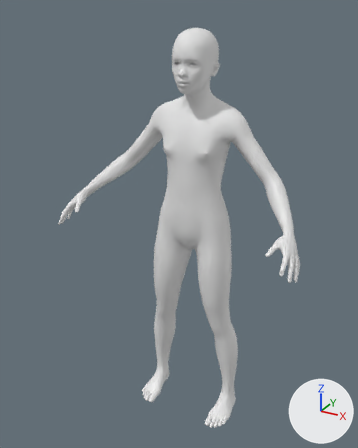
Renders of the glTF model game/assets/humans/dragonkind_female_young.glb from each side of a commit.
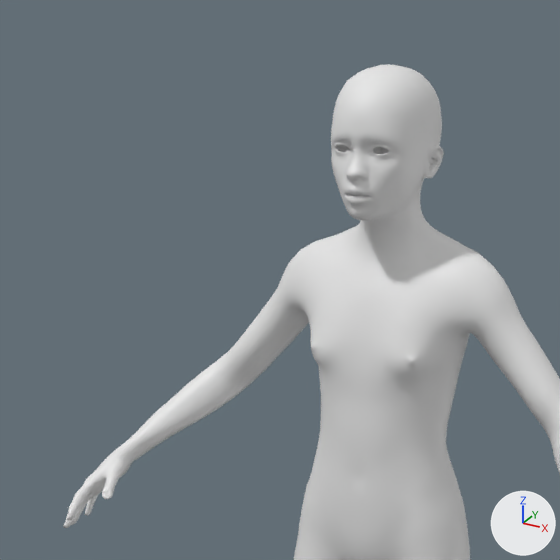
Old and new are each drawn whole from a 50 mm lens placed at (0.782, -1.573, 1.585), pointed at (-0.035, -0.088, 0.843) and again close up on the part from 9% to 75% of the width and 0% to 53% of the height. The lights are fixed; the arrows at lower right show +X, +Y and +Z. The first two pictures are the older version. Materials are left out; every surface is plain grey. Vertices at exactly the same position are counted once.

In view in the first close-up: 'Body'.
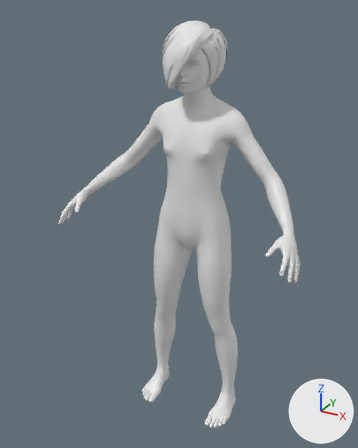
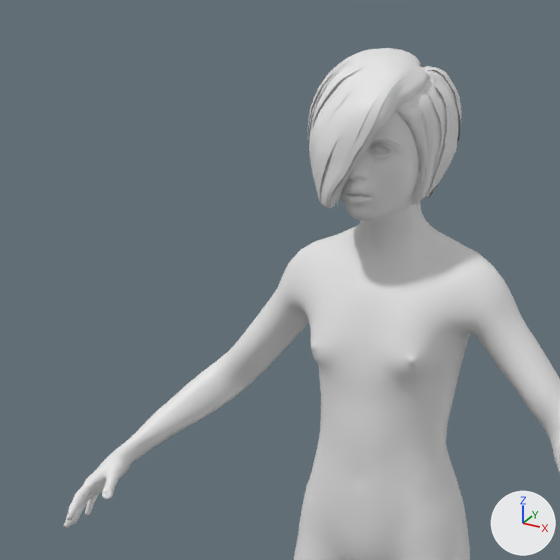
Location of each change, (x1, y1, x2, y2) in pixels of the close-ups (560 x 560 px):
'Body', reshaped
    before: (63, 64, 560, 560)
    after: (63, 48, 560, 560)
part 1 of me_mesh_0, added
    after: (308, 48, 462, 208)

What the commit changed:
me_mesh_0 is used by ob_body; location (0.0, 0.0, 0.0).
me_mesh_0 had 13380 vertices, 26756 faces and spanned x -0.46..0.46, y -0.3..0.08, z 0.0..1.52.
me_mesh_0 now has 18829 vertices, 35669 faces and spans x -0.46..0.46, y -0.3..0.09, z 0.0..1.54.
me_mesh_0 part 1: 5449 vertices added at x -0.11..0.1, y -0.15..0.09, z 1.32..1.54.
